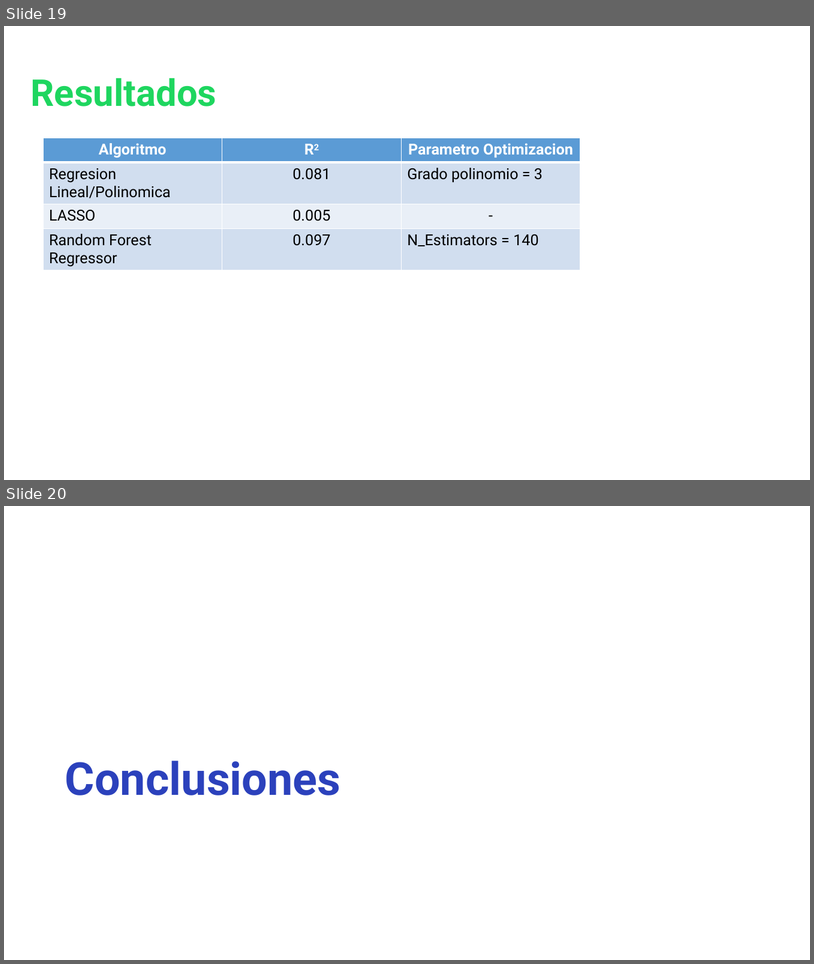
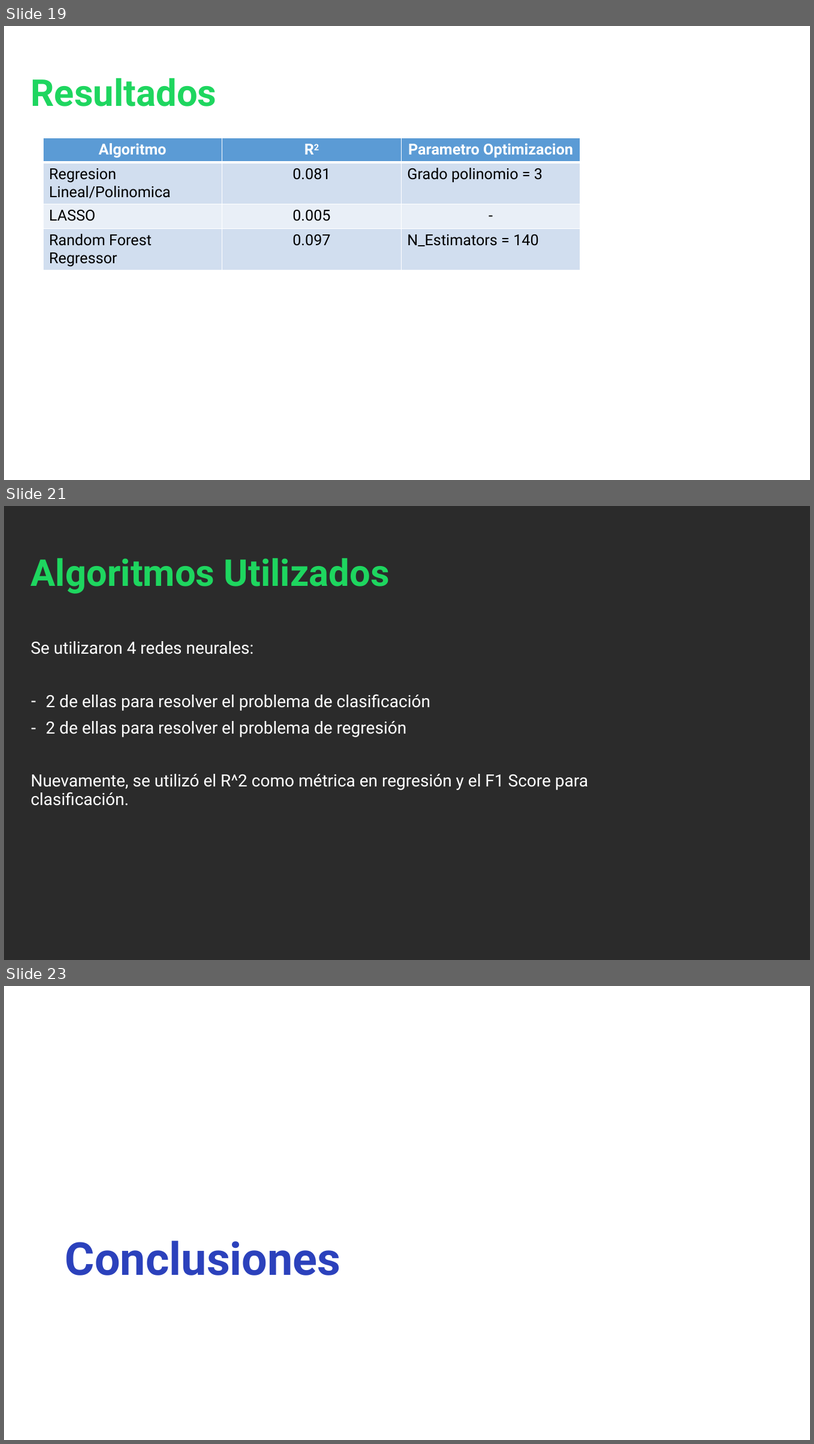
Before and after one commit to Rossana139/CoderHouse-25570-Proyecto-Spotify, a slide deck: 4 - Resumen y Presentacion/ProyectoSpotify.pptx. Shown one above the other, each under a label of ours: slides 19 and 20 before the commit, slides 19, 21 and 23 after it; the slides between them are not shown. The pictures are 814x964 and 814x1444 pixels, drawn with LibreOffice and Linux fonts; fonts in the diff are those of the drawing; background and template pictures are left out; a plain dark background stands for a picture behind light text. Boxes give left, top, right and bottom in pixels: in the first picture for what was removed or moved away, otherwise in the second. Text is boxed around its words. In the diff, an @@ line names an element or a change of style, - is before the commit and + after.

```diff
--- a/4 - Resumen y Presentacion/ProyectoSpotify.pptx
+++ b/4 - Resumen y Presentacion/ProyectoSpotify.pptx
@@ slide 21 added at [4,506,810,960], background picture (left out) @@
@@ title added at [31,558,390,594], 44 pt, text #1ED65F, bold @@
+Algoritmos Utilizados
@@ text added at [31,641,588,805], 20 pt, text #FFFFFF @@
+Se utilizaron 4 redes neurales:
+– 2 de ellas para resolver el problema de clasificación
+– 2 de ellas para resolver el problema de regresión
+Nuevamente, se utilizó el R^2 como métrica en regresión y el F1 Score para clasificación.
@@ what was slide 20 is now slide 23 @@
```
Also in this commit, not shown: 5 slides changed, 2 other slides added, 8 other files.
